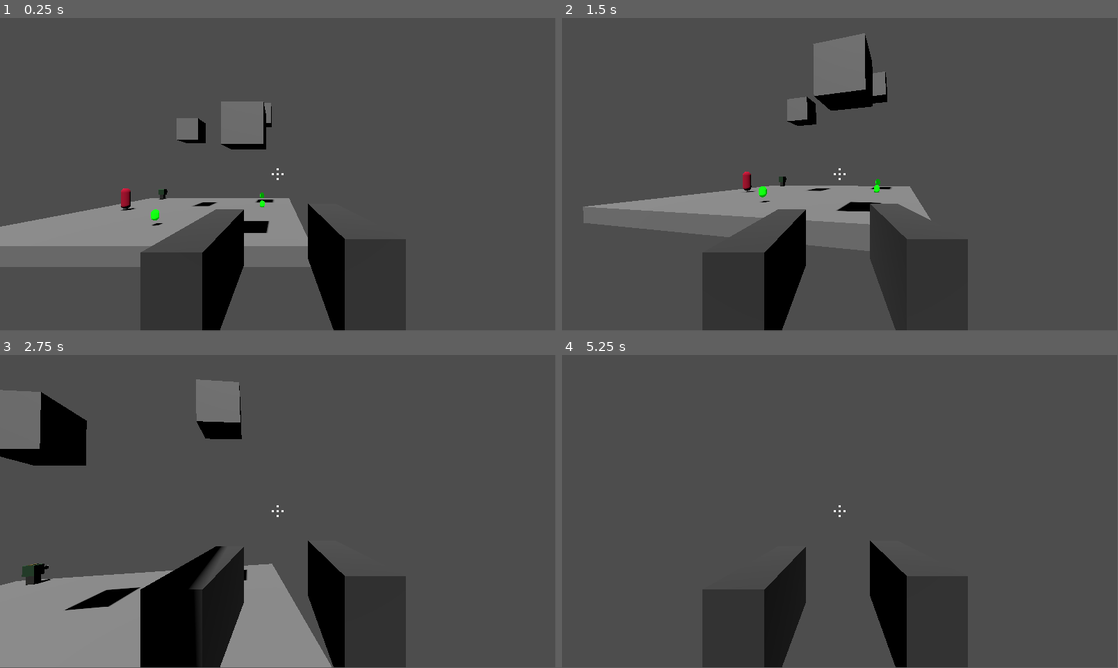
Above: before the commit, frames 1-4 (two rows, left to right).
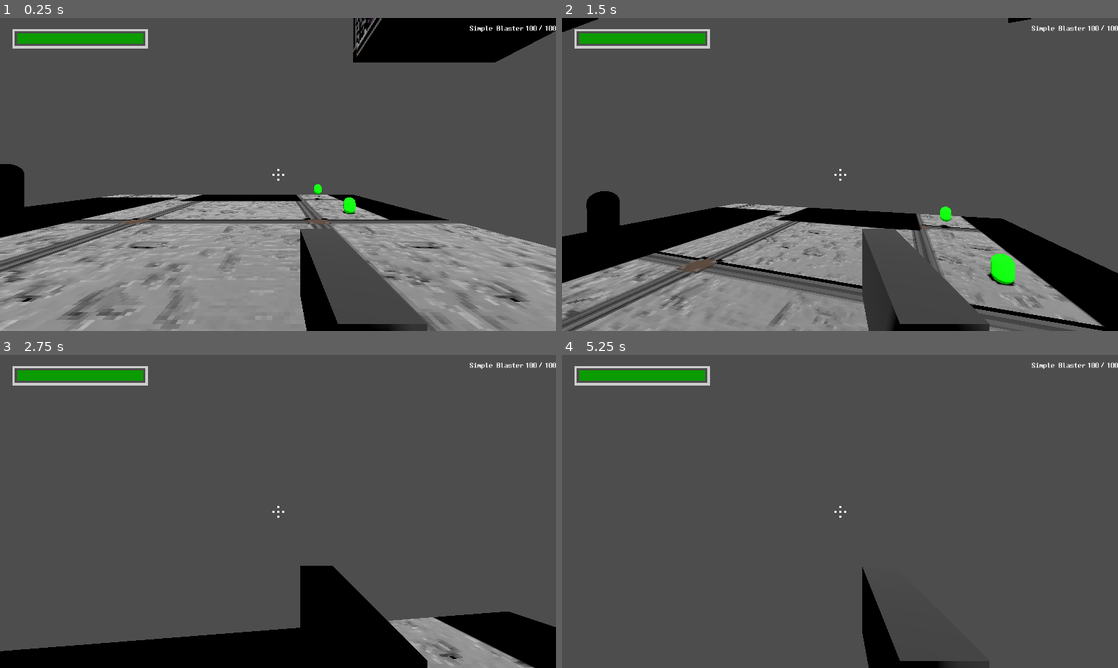
Above: after the commit, the same moments.

Repository: HarryLBonGithub/Harrys-Godot-Tools
Game: Godot game, scene res://Building Tools/Testing Rooms/testing_room_alpha.tscn
Same seed, same stepped clock (60 frames per second), same inputs: the game is played once before the commit and once after it. The project has no main scene, so this scene is started directly.
Inputs (mouse positions are in pixels of both pictures, inside the frame that each line leads up to):
- Up to frame 1 (0.25 s): no input
- Up to frame 2 (1.5 s): tap Enter at 0.5 s; move the mouse to (867, 171) at 0.52 s; hold Ctrl (crouch) 0.53-1.28 s; hold W (move_forward) from 0.53 s (still down); tap Space (jump) at 0.77, 1.07 s; tap G (interact) at 0.8, 1.35 s; move the mouse to (812, 174) at 1.27 s
- Up to frame 3 (2.75 s): keep holding W (move_forward); tap Space (jump) at 1.52, 1.55, 1.82 s; move the mouse to (289, 505) at 2.02 s; hold Space (jump) from 2.03 s (still down); tap Ctrl (crouch) at 2.3 s
- Up to frame 4 (5.25 s): keep holding W (move_forward); move the mouse to (834, 514) at 2.77 s; release Space (jump) at 2.78 s; tap Ctrl (crouch) at 2.85, 4.55 s; tap Space (jump) at 3.02, 3.32, 4.52, 4.82 s; tap G (interact) at 3.05, 4.35 s; move the mouse to (878, 514) at 3.52 s; hold Space (jump) 3.53-4.28 s; tap F (flashlight) at 3.6 s; move the mouse to (795, 508) at 4.27 s; move the mouse to (845, 511) at 5.02 s; hold Shift (run) from 5.03 s (still down)
In our replay, the window is 799x449 before the commit and 800x450 after it. These sizes can differ from the game's own. Grey fills any space a smaller window leaves; there, only what the larger window draws over its background counts as a difference.

The runs differ from the first frame. In frame 1, 42% of the frame differs, in the area x 0-100%, y 0-100%; in frame 2, 38%; in frame 3, 30%; in frame 4, 9.8%.

Commit message:
add lightswitch organizer
- Specifically designed to toggle the visibility of many light nodes at once
- for an individual object like a lamp, probably overkill
- has an array of either Light3D nodes, or nodes with Light3Ds as an immediate child.
- on ready, either turns them all on or off as required
- has a toggle function which can be triggered for switching all the lights on or off at the same time

Diff:
--- a/Building Tools/Character Controllers/6dfps_character_controller.gd
+++ b/Building Tools/Character Controllers/6dfps_character_controller.gd
@@ -11,14 +11,21 @@
 @export var acceleration = 2
 @export var deceleration = 6
 @export var rollSpeed = 1.0
-@export var rollAcceleration = 3
-@export var rollDeceleration = 6
+@export var rollAcceleration = 3.0
+@export var rollDeceleration = 6.0
 
 #movement toggles
 @export var movementEnabled = true
+@export var forwardEnabled = true
+@export var backEnabled = true
+@export var leftEnabled = true
+@export var rightEnabled = true
+@export var upEnabled = true
+@export var downEnabled = true
 @export var lookEnabled = true
 @export var lookUpDownEnabled = true
 @export var rollEnabled = true
+
 
 #running variables
 var cameraMotion = Vector2()
@@ -46,7 +53,8 @@
 
 func _physics_process(delta):
 	fly(delta)
-	rotations(delta)
+	roll(delta)
+	look(delta)
 
 func aim():
 
@@ -65,17 +73,17 @@
 	if not movementEnabled:
 		return
 
-	if Input.is_action_pressed("move_forward"):
+	if Input.is_action_pressed("move_forward") and forwardEnabled:
 		motion -= headNode.global_transform.basis.z
-	if Input.is_action_pressed("move_backward"):
+	if Input.is_action_pressed("move_backward") and backEnabled:
 		motion += headNode.global_transform.basis.z
-	if Input.is_action_pressed("move_left"):
+	if Input.is_action_pressed("move_left") and leftEnabled:
 		motion -= headNode.global_transform.basis.x
-	if Input.is_action_pressed("move_right"):
+	if Input.is_action_pressed("move_right") and rightEnabled:
 		motion += headNode.global_transform.basis.x
-	if Input.is_action_pressed("jump"):
+	if Input.is_action_pressed("jump") and upEnabled:
 		motion += headNode.global_transform.basis.y
-	if Input.is_action_pressed("crouch"):
+	if Input.is_action_pressed("crouch") and downEnabled:
 		motion -= headNode.global_transform.basis.y
 	motion = motion.normalized()
 
@@ -104,28 +112,28 @@
 
 	move_and_slide()
 
-func rotations(delta):
+func roll(delta):
 
+	if !rollEnabled:
+		return
+	var accelDecel = rollAcceleration
+	if Input.is_action_pressed("roll_left"):
+		rollTargetSpeed = abs(rollSpeed)
+	elif  Input.is_action_pressed("roll_right"):
+		rollTargetSpeed = abs(rollSpeed) * -1
+	else:
+		rollTargetSpeed = 0
+		accelDecel = rollDeceleration
 
-	if rollEnabled:
-		var accelDecel = rollAcceleration
-		if Input.is_action_pressed("roll_left"):
-			rollAmmount = abs(rollAmmount)
-			rollTargetSpeed = abs(rollSpeed)
-		elif  Input.is_action_pressed("roll_right"):
-			rollAmmount = abs(rollAmmount) * -1
-			rollTargetSpeed = abs(rollSpeed) * -1
-		else:
-			rollTargetSpeed = 0
-			accelDecel = rollDeceleration
+	rollAmmount = lerp(float(rollAmmount),float(rollTargetSpeed), accelDecel * delta)
+	transform.basis = transform.basis.rotated(transform.basis.z, rollAmmount * delta)
 
-		rollAmmount = lerp(float(rollAmmount),float(rollTargetSpeed), accelDecel * delta)
-		transform.basis = transform.basis.rotated(transform.basis.z, rollAmmount * delta)
+func look(delta):
+	if !lookEnabled:
+		return
 
-
-	if lookEnabled:
-		transform.basis = transform.basis.rotated(-transform.basis.x, cameraMotion.y * mouseSensitivity * delta)
-		transform.basis = transform.basis.rotated(-transform.basis.y, cameraMotion.x * mouseSensitivity * delta)
+	transform.basis = transform.basis.rotated(-transform.basis.x, cameraMotion.y * mouseSensitivity * delta)
+	transform.basis = transform.basis.rotated(-transform.basis.y, cameraMotion.x * mouseSensitivity * delta)
 
 	transform.basis = transform.basis.orthonormalized()
 	cameraMotion = Vector2()
--- a/Building Tools/Character Controllers/6dfps_character_controller_extended.tscn
+++ b/Building Tools/Character Controllers/6dfps_character_controller_extended.tscn
@@ -1,49 +1,78 @@
-[gd_scene load_steps=7 format=3 uid="uid://d4isdea68tl18"]
+[gd_scene load_steps=13 format=3 uid="uid://d4isdea68tl18"]
 
 [ext_resource type="Script" path="res://Building Tools/Character Controllers/6dfps_character_controller.gd" id="1_aph17"]
+[ext_resource type="ArrayMesh" uid="uid://bopktkuhq7ixb" path="res://Building Tools/Filler Assets/Models/MiningPodV2.obj" id="2_8ydyr"]
+[ext_resource type="PackedScene" uid="uid://bm00ewhu0i4vl" path="res://Building Tools/Properties/Interaction/interaction_ray.tscn" id="2_fe2qx"]
 [ext_resource type="PackedScene" uid="uid://b8pmopdg2rid5" path="res://Building Tools/Organizers/Hand/hand.tscn" id="2_yuqyn"]
+[ext_resource type="Texture2D" uid="uid://dwxr8hbku5g1" path="res://Building Tools/Filler Assets/Models/Paints/MiningPod_C.png" id="3_46lo6"]
 [ext_resource type="PackedScene" uid="uid://de7t6wqk65bq5" path="res://Building Tools/Props/Handhelds/Tool Frame/Simple Blaster/simple_blaster.tscn" id="3_cypro"]
+[ext_resource type="PackedScene" uid="uid://cgh22dltjhw5u" path="res://Building Tools/HUD Items/Info Checker/info_checker.tscn" id="3_tbbxa"]
 [ext_resource type="PackedScene" uid="uid://ggljq5ed622m" path="res://Building Tools/HUD Items/Crosshair/crosshair.tscn" id="4_f200d"]
+[ext_resource type="Texture2D" uid="uid://dl0muc52c4tsw" path="res://Building Tools/Filler Assets/Models/Paints/MiningPod_E.png" id="4_opm3r"]
+[ext_resource type="Texture2D" uid="uid://cysh8t0ys1bmk" path="res://Building Tools/Filler Assets/Models/Paints/MiningPod_N.png" id="5_e3ymu"]
 
-[sub_resource type="SphereMesh" id="SphereMesh_wlmqe"]
-radius = 1.0
-height = 2.0
+[sub_resource type="StandardMaterial3D" id="StandardMaterial3D_d3gdg"]
+albedo_texture = ExtResource("3_46lo6")
+emission_enabled = true
+emission_texture = ExtResource("4_opm3r")
+normal_enabled = true
+normal_texture = ExtResource("5_e3ymu")
+texture_filter = 0
 
-[sub_resource type="SphereShape3D" id="SphereShape3D_4r2dw"]
-radius = 1.0
+[sub_resource type="BoxShape3D" id="BoxShape3D_0fgyn"]
+size = Vector3(4.10171, 4.30076, 6.1601)
 
 [node name="6DFPSCharacterController" type="CharacterBody3D"]
 script = ExtResource("1_aph17")
+crawlSpeed = 10
 
 [node name="MeshInstance3D" type="MeshInstance3D" parent="."]
-visible = false
-mesh = SubResource("SphereMesh_wlmqe")
+transform = Transform3D(-1, 0, -8.74228e-08, 0, 1, 0, 8.74228e-08, 0, -1, 0, -0.11892, 0)
+mesh = ExtResource("2_8ydyr")
+surface_material_override/0 = SubResource("StandardMaterial3D_d3gdg")
 
 [node name="CollisionShape3D" type="CollisionShape3D" parent="."]
-shape = SubResource("SphereShape3D_4r2dw")
+shape = SubResource("BoxShape3D_0fgyn")
 
 [node name="Head" type="Node3D" parent="."]
 
 [node name="Camera3D" type="Camera3D" parent="Head"]
+transform = Transform3D(1, 0, 0, 0, 1, 0, 0, 0, 1, 0, 0, -2.61685)
 
 [node name="CenterTarget" type="RayCast3D" parent="Head/Camera3D"]
 transform = Transform3D(1, 0, 0, 0, 1, 0, 0, 0, 1, 0, 0, -2.88401)
 target_position = Vector3(0, 0, -20)
 
+[node name="InteractionRay" parent="Head/Camera3D" instance=ExtResource("2_fe2qx")]
+
+[node name="InfoChecker" parent="Head/Camera3D" node_paths=PackedStringArray("info") instance=ExtResource("3_tbbxa")]
+info = NodePath("../../../CanvasLayer/Info")
+
 [node name="RightHand" parent="Head" node_paths=PackedStringArray("targettingRay") instance=ExtResource("2_yuqyn")]
-transform = Transform3D(1, 0, 0, 0, 1, 0, 0, 0, 1, 0.399737, -0.22061, -0.701616)
+transform = Transform3D(1, 0, 0, 0, 1, 0, 0, 0, 1, 1.1, -1.5, -3)
 targettingRay = NodePath("../Camera3D/CenterTarget")
 
 [node name="SimpleBlaster" parent="Head/RightHand" instance=ExtResource("3_cypro")]
-transform = Transform3D(1, 0, 0, 0, 1, 0, 0, 0, 1, 0, -0.29501, -0.629827)
 
 [node name="LeftHand" parent="Head" node_paths=PackedStringArray("targettingRay") instance=ExtResource("2_yuqyn")]
-transform = Transform3D(1, 0, 0, 0, 1, 0, 0, 0, 1, -0.4, -0.221, -0.702)
+transform = Transform3D(1, 0, 0, 0, 1, 0, 0, 0, 1, -1.1, -1.5, -3)
 targettingRay = NodePath("../Camera3D/CenterTarget")
 
 [node name="SimpleBlaster" parent="Head/LeftHand" instance=ExtResource("3_cypro")]
-transform = Transform3D(1, 0, 0, 0, 1, 0, 0, 0, 1, -0.026502, -0.343915, -0.614339)
 
 [node name="CanvasLayer" type="CanvasLayer" parent="."]
 
 [node name="Crosshair" parent="CanvasLayer" instance=ExtResource("4_f200d")]
+
+[node name="Info" type="Label" parent="CanvasLayer"]
+anchors_preset = 7
+anchor_left = 0.5
+anchor_top = 1.0
+anchor_right = 0.5
+anchor_bottom = 1.0
+offset_left = -20.0
+offset_top = -23.0
+offset_right = 20.0
+grow_horizontal = 2
+grow_vertical = 0
+size_flags_horizontal = 4
--- a/Building Tools/Character Controllers/FPSCharacterController.gd
+++ b/Building Tools/Character Controllers/FPSCharacterController.gd
@@ -21,6 +21,10 @@
 
 #movement toggles
 @export var movementEnabled = true
+@export var forwardEnabled = true
+@export var backEnabled = true
+@export var leftEnabled = true
+@export var rightEnabled = true
 @export var lookEnabled = true
 @export var lookUpDownEnabled = true
 @export var jumpEnabled = true
@@ -82,13 +86,13 @@
 	if not movementEnabled:
 		return
 
-	if Input.is_action_pressed("move_forward"):
+	if Input.is_action_pressed("move_forward") and forwardEnabled:
 		motion -= global_transform.basis.z
-	if Input.is_action_pressed("move_backward"):
+	if Input.is_action_pressed("move_backward") and backEnabled:
 		motion += global_transform.basis.z
-	if Input.is_action_pressed("move_left"):
+	if Input.is_action_pressed("move_left") and leftEnabled:
 		motion -= global_transform.basis.x
-	if Input.is_action_pressed("move_right"):
+	if Input.is_action_pressed("move_right") and rightEnabled:
 		motion += global_transform.basis.x
 
 	motion = motion.normalized()
--- /dev/null
+++ b/Building Tools/Junk Scripts/lightswitchtestInteract.gd
@@ -0,0 +1,4 @@
+extends Node
+
+func interact():
+	$"../LightSwitch".toggle()
--- /dev/null
+++ b/Building Tools/Organizers/On Off Switch/light_switch.gd
@@ -0,0 +1,67 @@
+extends Node
+@export var lights : Array[Node3D]
+
+@export var startsOn = true
+
+var on = true
+
+func _ready():
+	if len(lights) <=0:
+		return
+
+	if startsOn:
+
+		for light in lights:
+
+			if light is Light3D:
+				light.visible = true
+
+			elif light.get_child_count() > 0:
+				var children = light.get_children()
+				for child in children:
+					if child is Light3D:
+						child.visible = true
+		on = true
+	else:
+		for light in lights:
+
+			if light is Light3D:
+				light.visible = false
+
+			elif light.get_child_count() > 0:
+				var children = light.get_children()
+				for child in children:
+					if child is Light3D:
+						child.visible = false
+		on = false
+
+func toggle():
+
+	if len(lights) <=0:
+		return
+
+	if on:
+		for light in lights:
+
+			if light is Light3D:
+				light.visible = false
+
+			elif light.get_child_count() > 0:
+				var children = light.get_children()
+				for child in children:
+					if child is Light3D:
+						child.visible = false
+		on = false
+
+	else:
+		for light in lights:
+
+			if light is Light3D:
+				light.visible = true
+
+			elif light.get_child_count() > 0:
+				var children = light.get_children()
+				for child in children:
+					if child is Light3D:
+						child.visible = true
+		on = true
--- /dev/null
+++ b/Building Tools/Organizers/On Off Switch/light_switch.tscn
@@ -0,0 +1,6 @@
+[gd_scene load_steps=2 format=3 uid="uid://dl1n0drbu6veo"]
+
+[ext_resource type="Script" path="res://Building Tools/Organizers/On Off Switch/light_switch.gd" id="1_ytqxo"]
+
+[node name="LightSwitch" type="Node"]
+script = ExtResource("1_ytqxo")
--- /dev/null
+++ b/Building Tools/Testing Rooms/UI Tests.tscn
@@ -0,0 +1,28 @@
+[gd_scene format=3 uid="uid://vuc2eoo6ep6t"]
+
+[node name="Control" type="Control"]
+layout_mode = 3
+anchors_preset = 15
+anchor_right = 1.0
+anchor_bottom = 1.0
+offset_left = 47.0
+offset_top = 41.0
+offset_right = 47.0
+offset_bottom = 41.0
+grow_horizontal = 2
+grow_vertical = 2
+
+[node name="Button" type="Button" parent="."]
+layout_mode = 0
+offset_left = 414.0
+offset_top = 170.0
+offset_right = 563.0
+offset_bottom = 246.0
+text = "HOWDY"
+
+[node name="ProgressBar" type="ProgressBar" parent="."]
+layout_mode = 0
+offset_left = 103.0
+offset_top = 51.0
+offset_right = 391.0
+offset_bottom = 120.0
--- a/Building Tools/Testing Rooms/testing_room_alpha.tscn
+++ b/Building Tools/Testing Rooms/testing_room_alpha.tscn
@@ -1,28 +1,51 @@
-[gd_scene load_steps=10 format=3 uid="uid://cwpk3o2hdiphh"]
+[gd_scene load_steps=15 format=3 uid="uid://cwpk3o2hdiphh"]
 
 [ext_resource type="Script" path="res://Building Tools/Testing Rooms/testing_rooms.gd" id="1_lvbwn"]
 [ext_resource type="PackedScene" uid="uid://dtg5r0ox5x83s" path="res://Building Tools/Characters/Dummy/dummy.tscn" id="4_jhemo"]
-[ext_resource type="PackedScene" uid="uid://tn5wrhb6kwdw" path="res://Building Tools/Characters/Simple Turret/simple_turret.tscn" id="4_xa2t1"]
-[ext_resource type="PackedScene" uid="uid://d4isdea68tl18" path="res://Building Tools/Character Controllers/6dfps_character_controller_extended.tscn" id="5_7j6qq"]
+[ext_resource type="Texture2D" uid="uid://cr86samdwmj8y" path="res://Building Tools/Filler Assets/Models/Paints/Rock_Plain_Support_C.png" id="5_ucpyn"]
 [ext_resource type="PackedScene" uid="uid://bao0em3qrnooi" path="res://Building Tools/Props/Pickups/Health Pickup/health_pickup.tscn" id="5_yl6wb"]
+[ext_resource type="Texture2D" uid="uid://cyprica154g82" path="res://Building Tools/Filler Assets/Models/Paints/Rock_Plain_Support_N.png" id="6_kkpyt"]
+[ext_resource type="Texture2D" uid="uid://dx2ataf6ef7xi" path="res://Building Tools/Filler Assets/Models/Paints/Rock_Gems_Purple_Support_C.png" id="7_mkpwd"]
+[ext_resource type="Texture2D" uid="uid://d3rp200skwso" path="res://Building Tools/Filler Assets/Models/Paints/Rock_Gems_Purple_Support_N.png" id="8_jcib3"]
+[ext_resource type="PackedScene" uid="uid://baqs2t4p5a58i" path="res://Building Tools/Character Controllers/fps_character_controller_extended.tscn" id="8_ryv78"]
 
 [sub_resource type="BoxMesh" id="BoxMesh_nb5n6"]
 size = Vector3(20, 1, 20)
+
+[sub_resource type="StandardMaterial3D" id="StandardMaterial3D_7ybr6"]
+albedo_texture = ExtResource("5_ucpyn")
+normal_enabled = true
+normal_texture = ExtResource("6_kkpyt")
+uv1_scale = Vector3(0.15, 0.15, 0.15)
+uv1_offset = Vector3(0.25, 0, 0)
+uv1_triplanar = true
+texture_filter = 0
 
 [sub_resource type="ConcavePolygonShape3D" id="ConcavePolygonShape3D_k2gn4"]
 data = PackedVector3Array(-10, 0.5, 10, 10, 0.5, 10, -10, -0.5, 10, 10, 0.5, 10, 10, -0.5, 10, -10, -0.5, 10, 10, 0.5,  …(428 unchanged characters)…
 
 [sub_resource type="BoxShape3D" id="BoxShape3D_n6580"]
-size = Vector3(2, 2, 2)
+size = Vector3(8, 8, 8)
+
+[sub_resource type="StandardMaterial3D" id="StandardMaterial3D_s3inf"]
+albedo_texture = ExtResource("7_mkpwd")
+normal_enabled = true
+normal_texture = ExtResource("8_jcib3")
+uv1_scale = Vector3(0.13, 0.13, 0.13)
+uv1_offset = Vector3(0.5, 0.5, 0.5)
+uv1_triplanar = true
+texture_filter = 0
 
 [sub_resource type="BoxMesh" id="BoxMesh_82kew"]
-size = Vector3(2, 2, 2)
+material = SubResource("StandardMaterial3D_s3inf")
+size = Vector3(8, 8, 8)
 
 [node name="TestingRoomAlpha" type="Node3D"]
 script = ExtResource("1_lvbwn")
 
 [node name="Floor" type="MeshInstance3D" parent="."]
 mesh = SubResource("BoxMesh_nb5n6")
+surface_material_override/0 = SubResource("StandardMaterial3D_7ybr6")
 
 [node name="StaticBody3D" type="StaticBody3D" parent="Floor"]
 
@@ -32,9 +55,6 @@
 [node name="DirectionalLight3D" type="DirectionalLight3D" parent="."]
 transform = Transform3D(1, 0, 0, 0, 0.475778, 0.879566, 0, -0.879566, 0.475778, 0, 11.1154, 0)
 shadow_enabled = true
-
-[node name="SimpleTurret" parent="." instance=ExtResource("4_xa2t1")]
-transform = Transform3D(1, 0, 0, 0, 1, 0, 0, 0, 1, -7.75996, 0.483391, -8.69371)
 
 [node name="Dummy" parent="." instance=ExtResource("4_jhemo")]
 transform = Transform3D(1, 0, 0, 0, 1, 0, 0, 0, 1, -6.41921, 1.61337, 0)
@@ -49,7 +69,7 @@
 transform = Transform3D(1, 0, 0, 0, 1, 0, 0, 0, 1, 6.72794, 0.830379, -1.63218)
 
 [node name="StaticBody3D" type="StaticBody3D" parent="."]
-transform = Transform3D(1, 0, 0, 0, 1, 0, 0, 0, 1, 0, 8.1405, 0)
+transform = Transform3D(1, 0, 0, 0, 1, 0, 0, 0, 1, 11.7424, 12.5271, 0)
 
 [node name="CollisionShape3D" type="CollisionShape3D" parent="StaticBody3D"]
 shape = SubResource("BoxShape3D_n6580")
@@ -58,7 +78,7 @@
 mesh = SubResource("BoxMesh_82kew")
 
 [node name="StaticBody3D2" type="StaticBody3D" parent="."]
-transform = Transform3D(1, 0, 0, 0, 1, 0, 0, 0, 1, 6.69076, 6.38508, 9.22331)
+transform = Transform3D(1, 0, 0, 0, 1, 0, 0, 0, 1, -8, 12.5271, 4.3744)
 
 [node name="CollisionShape3D" type="CollisionShape3D" parent="StaticBody3D2"]
 shape = SubResource("BoxShape3D_n6580")
@@ -67,7 +87,7 @@
 mesh = SubResource("BoxMesh_82kew")
 
 [node name="StaticBody3D3" type="StaticBody3D" parent="."]
-transform = Transform3D(1, 0, 0, 0, 1, 0, 0, 0, 1, 6.69076, 10.1611, -1.75481)
+transform = Transform3D(1, 0, 0, 0, 1, 0, 0, 0, 1, 1.05274, 22.2435, -0.278247)
 
 [node name="CollisionShape3D" type="CollisionShape3D" parent="StaticBody3D3"]
 shape = SubResource("BoxShape3D_n6580")
@@ -75,5 +95,5 @@
 [node name="MeshInstance3D" type="MeshInstance3D" parent="StaticBody3D3"]
 mesh = SubResource("BoxMesh_82kew")
 
-[node name="6DFPSCharacterController" parent="." instance=ExtResource("5_7j6qq")]
-transform = Transform3D(1, 0, 0, 0, 1, 0, 0, 0, 1, 8.35184, 3.97547, 19.7839)
+[node name="FPSCharacterControllerExt" parent="." instance=ExtResource("8_ryv78")]
+transform = Transform3D(1, 0, 0, 0, 1, 0, 0, 0, 1, 3.54228, 1.58208, 7.46653)
--- a/Building Tools/Testing Rooms/testing_rooms.gd
+++ b/Building Tools/Testing Rooms/testing_rooms.gd
@@ -1,6 +1,4 @@
 extends Node3D
-
-@onready var player = $FPSCharacterController
 
 func _process(delta):
 	if Input.is_action_just_pressed("ui_cancel"):
--- a/Building Tools/Themes/FillerTheme.tres
+++ b/Building Tools/Themes/FillerTheme.tres
@@ -1,4 +1,6 @@
-[gd_resource type="Theme" load_steps=3 format=3 uid="uid://cmjnqicbnobds"]
+[gd_resource type="Theme" load_steps=4 format=3 uid="uid://cmjnqicbnobds"]
+
+[ext_resource type="FontFile" uid="uid://djw7s2vnkcctf" path="res://Building Tools/Fonts/Px437_DOS-V_TWN16.ttf" id="1_oauny"]
 
 [sub_resource type="StyleBoxFlat" id="StyleBoxFlat_rfexm"]
 bg_color = Color(0, 0, 0, 0)
@@ -17,5 +19,6 @@
 
 [resource]
 HealthBar/base_type = &"ProgressBar"
+HealthBar/fonts/font = ExtResource("1_oauny")
 HealthBar/styles/background = SubResource("StyleBoxFlat_rfexm")
 HealthBar/styles/fill = SubResource("StyleBoxFlat_fpuad")
--- /dev/null
+++ b/Building Tools/Themes/industrial_scifi_theme.tres
@@ -0,0 +1,129 @@
+[gd_resource type="Theme" load_steps=14 format=3 uid="uid://drgrjv6r6nje"]
+
+[ext_resource type="FontFile" uid="uid://djw7s2vnkcctf" path="res://Building Tools/Fonts/Px437_DOS-V_TWN16.ttf" id="1_tojgt"]
+
+[sub_resource type="StyleBoxFlat" id="StyleBoxFlat_rmy43"]
+bg_color = Color(0, 0, 0, 0.509804)
+border_width_left = 3
+border_width_top = 3
+border_width_right = 3
+border_width_bottom = 3
+border_color = Color(1, 1, 1, 0.509804)
+
+[sub_resource type="StyleBoxFlat" id="StyleBoxFlat_ktlmf"]
+bg_color = Color(0, 0.709804, 0.117647, 0.509804)
+border_width_left = 3
+border_width_top = 3
+border_width_right = 3
+border_width_bottom = 3
+border_color = Color(1, 1, 1, 1)
+
+[sub_resource type="StyleBoxFlat" id="StyleBoxFlat_nx2vh"]
+bg_color = Color(0, 0.709804, 0.117647, 0.509804)
+border_width_left = 3
+border_width_top = 3
+border_width_right = 3
+border_width_bottom = 3
+border_color = Color(1, 1, 1, 1)
+anti_aliasing = false
+
+[sub_resource type="StyleBoxFlat" id="StyleBoxFlat_p34wy"]
+bg_color = Color(0, 0, 0, 0.509804)
+border_width_left = 3
+border_width_top = 3
+border_width_right = 3
+border_width_bottom = 3
+border_color = Color(1, 1, 1, 1)
+
+[sub_resource type="StyleBoxFlat" id="StyleBoxFlat_mlnyx"]
+bg_color = Color(1, 1, 1, 0.686275)
+border_width_left = 3
+border_width_top = 3
+border_width_right = 3
+border_width_bottom = 3
+border_color = Color(1, 1, 1, 1)
+
+[sub_resource type="StyleBoxFlat" id="StyleBoxFlat_8h0rq"]
+bg_color = Color(0, 0, 0, 1)
+border_width_left = 3
+border_width_top = 3
+border_width_right = 3
+border_width_bottom = 3
+border_color = Color(0, 0.709804, 0.117647, 1)
+anti_aliasing = false
+
+[sub_resource type="StyleBoxFlat" id="StyleBoxFlat_mtdo8"]
+bg_color = Color(0, 0, 0, 1)
+border_width_left = 3
+border_width_top = 3
+border_width_right = 3
+border_width_bottom = 3
+border_color = Color(1, 1, 1, 1)
+
+[sub_resource type="StyleBoxFlat" id="StyleBoxFlat_2ryqb"]
+bg_color = Color(0, 0, 0, 1)
+border_width_left = 3
+border_width_top = 3
+border_width_right = 3
+border_width_bottom = 3
+border_color = Color(1, 1, 1, 1)
+
+[sub_resource type="StyleBoxFlat" id="StyleBoxFlat_ticyl"]
+bg_color = Color(0.6, 0.6, 0.6, 0)
+border_width_left = 3
+border_width_top = 3
+border_width_right = 3
+border_width_bottom = 3
+border_color = Color(1, 1, 1, 1)
+
+[sub_resource type="StyleBoxFlat" id="StyleBoxFlat_3718v"]
+bg_color = Color(1, 1, 1, 1)
+border_width_left = 6
+border_width_top = 6
+border_width_right = 6
+border_width_bottom = 6
+border_color = Color(0.8, 0.8, 0.8, 0)
+
+[sub_resource type="StyleBoxFlat" id="StyleBoxFlat_vafsb"]
+bg_color = Color(0, 0, 0, 1)
+border_width_left = 3
+border_width_top = 3
+border_width_right = 3
+border_width_bottom = 3
+border_color = Color(0, 0.709804, 0.117647, 1)
+
+[sub_resource type="StyleBoxFlat" id="StyleBoxFlat_bxj44"]
+bg_color = Color(0, 0, 0, 1)
+border_width_left = 3
+border_width_top = 3
+border_width_right = 3
+border_width_bottom = 3
+border_color = Color(1, 1, 1, 1)
+
+[resource]
+Button/colors/font_color = Color(1, 1, 1, 1)
+Button/colors/font_pressed_color = Color(0, 0, 0, 1)
+Button/font_sizes/font_size = 28
+Button/fonts/font = ExtResource("1_tojgt")
+Button/styles/disabled = SubResource("StyleBoxFlat_rmy43")
+Button/styles/focus = SubResource("StyleBoxFlat_ktlmf")
+Button/styles/hover = SubResource("StyleBoxFlat_nx2vh")
+Button/styles/normal = SubResource("StyleBoxFlat_p34wy")
+Button/styles/pressed = SubResource("StyleBoxFlat_mlnyx")
+Label/font_sizes/font_size = 16
+Label/fonts/font = ExtResource("1_tojgt")
+LineEdit/colors/caret_color = Color(1, 1, 1, 1)
+LineEdit/fonts/font = ExtResource("1_tojgt")
+LineEdit/styles/focus = SubResource("StyleBoxFlat_8h0rq")
+LineEdit/styles/normal = SubResource("StyleBoxFlat_mtdo8")
+LineEdit/styles/read_only = SubResource("StyleBoxFlat_2ryqb")
+ProgressBar/colors/font_color = Color(0, 0, 0, 1)
+ProgressBar/colors/font_outline_color = Color(0, 0, 0, 1)
+ProgressBar/fonts/font = ExtResource("1_tojgt")
+ProgressBar/styles/background = SubResource("StyleBoxFlat_ticyl")
+ProgressBar/styles/fill = SubResource("StyleBoxFlat_3718v")
+TextEdit/colors/font_color = Color(1, 1, 1, 1)
+TextEdit/fonts/font = ExtResource("1_tojgt")
+TextEdit/styles/focus = SubResource("StyleBoxFlat_vafsb")
+TextEdit/styles/normal = SubResource("StyleBoxFlat_bxj44")
+TextEdit/styles/read_only = SubResource("StyleBoxFlat_bxj44")
--- a/project.godot
+++ b/project.godot
@@ -13,6 +13,14 @@
 config/name="Harry's Godot Tools"
 config/features=PackedStringArray("4.1", "Forward Plus")
 config/icon="res://Building Tools/icon.svg"
+
+[display]
+
+window/stretch/mode="viewport"
+
+[gui]
+
+theme/custom="res://Building Tools/Themes/industrial_scifi_theme.tres"
 
 [input]
 
Not shown, added: Building Tools/Filler Assets/Models/Antenna Mount.obj
Not shown, added: Building Tools/Filler Assets/Models/Antenna Mount.obj.import
Not shown, added: Building Tools/Filler Assets/Models/MiningPodV2.obj
Not shown, added: Building Tools/Filler Assets/Models/MiningPodV2.obj.import
Binary file added: Building Tools/Filler Assets/Models/Paints/AntennaMount_C.png
Not shown, added: Building Tools/Filler Assets/Models/Paints/AntennaMount_C.png.import
Binary file added: Building Tools/Filler Assets/Models/Paints/AntennaMount_E.png
Not shown, added: Building Tools/Filler Assets/Models/Paints/AntennaMount_E.png.import
Binary file added: Building Tools/Filler Assets/Models/Paints/AntennaMount_N.png
Not shown, added: Building Tools/Filler Assets/Models/Paints/AntennaMount_N.png.import
Binary file added: Building Tools/Filler Assets/Models/Paints/MiningPod_C.png
Not shown, added: Building Tools/Filler Assets/Models/Paints/MiningPod_C.png.import
(and 15 more such lines)
